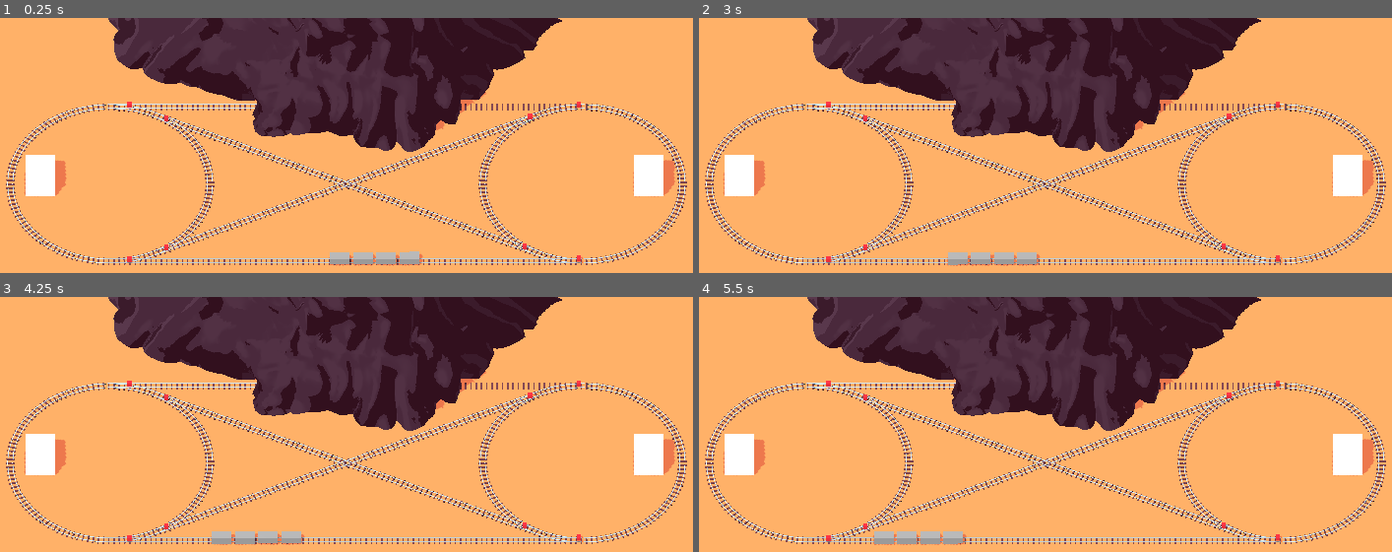
Above: before the commit, frames 1-4 (two rows, left to right).
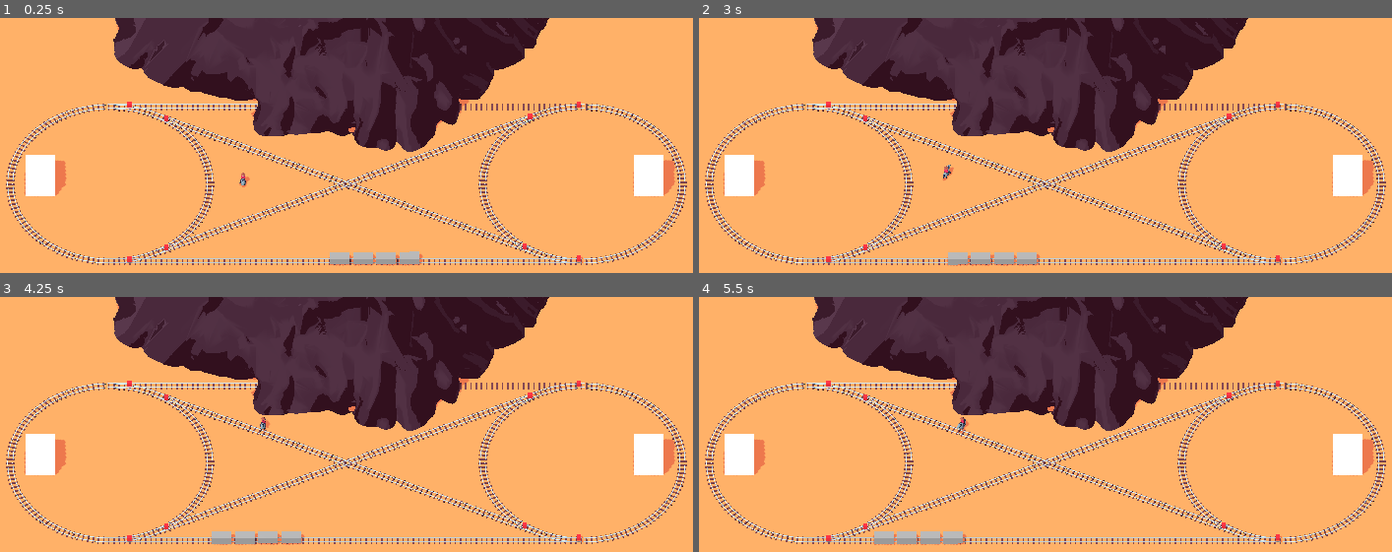
Above: after the commit, the same moments.

Repository: Miltage/train-heist
Game: Godot game, scene res://scenes/main.tscn
Same seed, same stepped clock (60 frames per second), same inputs: the game is played once before the commit and once after it.
Inputs:
- Up to frame 1 (0.25 s): no input
- Up to frame 2 (3 s): hold D (steer_right, bound only after the commit) 0.53-1.28 s; hold A (steer_left, bound only after the commit) 1.28-2.03 s; hold D (steer_right, bound only after the commit) 2.03-2.78 s; hold W (move_forward, bound only after the commit) from 2.78 s (still down)
- Up to frame 3 (4.25 s): release W (move_forward, bound only after the commit) at 3.53 s; hold A (steer_left, bound only after the commit) from 3.53 s (still down)
- Up to frame 4 (5.5 s): keep holding A (steer_left, bound only after the commit)

The runs differ from the first frame. In frame 1, 3.0% of the frame differs, in the area x 15-82%, y 0-67%; in frame 2, 3.0%, in the area x 15-82%, y 0-64%; in frame 3, 3.0%; in frame 4, 3.0%.

Commit message:
Add player

Diff:
--- a/project.godot
+++ b/project.godot
@@ -24,6 +24,27 @@
 
 import/blender/enabled=false
 
+[input]
+
+move_forward={
+"deadzone": 0.2,
+"events": [Object(InputEventKey,"resource_local_to_scene":false,"resource_name":"","device":-1,"window_id":0,"alt_pressed":false,"shift_pressed":false,"ctrl_pressed":false,"meta_pressed":false,"pressed":false,"keycode":0,"physical_keycode":87,"key_label":0,"unicode":119,"location":0,"echo":false,"script":null)
+, Object(InputEventKey,"resource_local_to_scene":false,"resource_name":"","device":-1,"window_id":0,"alt_pressed":false,"shift_pressed":false,"ctrl_pressed":false,"meta_pressed":false,"pressed":false,"keycode":0,"physical_keycode":4194320,"key_label":0,"unicode":0,"location":0,"echo":false,"script":null)
+]
+}
+steer_left={
+"deadzone": 0.2,
+"events": [Object(InputEventKey,"resource_local_to_scene":false,"resource_name":"","device":-1,"window_id":0,"alt_pressed":false,"shift_pressed":false,"ctrl_pressed":false,"meta_pressed":false,"pressed":false,"keycode":0,"physical_keycode":65,"key_label":0,"unicode":97,"location":0,"echo":false,"script":null)
+, Object(InputEventKey,"resource_local_to_scene":false,"resource_name":"","device":-1,"window_id":0,"alt_pressed":false,"shift_pressed":false,"ctrl_pressed":false,"meta_pressed":false,"pressed":false,"keycode":0,"physical_keycode":4194319,"key_label":0,"unicode":0,"location":0,"echo":false,"script":null)
+]
+}
+steer_right={
+"deadzone": 0.2,
+"events": [Object(InputEventKey,"resource_local_to_scene":false,"resource_name":"","device":-1,"window_id":0,"alt_pressed":false,"shift_pressed":false,"ctrl_pressed":false,"meta_pressed":false,"pressed":false,"keycode":0,"physical_keycode":68,"key_label":0,"unicode":100,"location":0,"echo":false,"script":null)
+, Object(InputEventKey,"resource_local_to_scene":false,"resource_name":"","device":-1,"window_id":0,"alt_pressed":false,"shift_pressed":false,"ctrl_pressed":false,"meta_pressed":false,"pressed":false,"keycode":0,"physical_keycode":4194321,"key_label":0,"unicode":0,"location":0,"echo":false,"script":null)
+]
+}
+
 [physics]
 
 jolt_physics_3d/simulation/areas_detect_static_bodies=true
--- a/scenes/main.tscn
+++ b/scenes/main.tscn
@@ -6,6 +6,7 @@
 [ext_resource type="Script" uid="uid://d0476t32bchwc" path="res://scripts/RailCircle.gd" id="3_jyhfs"]
 [ext_resource type="PackedScene" uid="uid://cj662rcnm3kv3" path="res://scenes/train.tscn" id="6_o6xl0"]
 [ext_resource type="PackedScene" uid="uid://o4y1iiqqeyhc" path="res://scenes/track_switch.tscn" id="6_tefeu"]
+[ext_resource type="PackedScene" uid="uid://dpe02uec1ahlq" path="res://scenes/player.tscn" id="7_o6xl0"]
 
 [sub_resource type="ShaderMaterial" id="ShaderMaterial_jyhfs"]
 render_priority = 0
@@ -66,10 +67,9 @@
 }
 point_count = 2
 
-[node name="Main" type="Node3D" node_paths=PackedStringArray("track", "train")]
+[node name="Main" type="Node3D" node_paths=PackedStringArray("track")]
 script = ExtResource("1_tbgi4")
 track = NodePath("LeftCircle")
-train = NodePath("")
 
 [node name="map" parent="." instance=ExtResource("1_o5qli")]
 
@@ -173,4 +173,7 @@
 rightCircle = NodePath("../RightCircle")
 startingTrack = NodePath("../BottomTrack")
 
+[node name="Player" parent="." instance=ExtResource("7_o6xl0")]
+transform = Transform3D(1, 0, 0, 0, 1, 0, 0, 0, 1, -7, 0, -0.130847)
+
 [editable path="map"]
--- /dev/null
+++ b/scenes/player.tscn
@@ -0,0 +1,18 @@
+[gd_scene load_steps=4 format=3 uid="uid://dpe02uec1ahlq"]
+
+[ext_resource type="PackedScene" uid="uid://btl748ms2kvb6" path="res://blender/player.fbx" id="1_3vyb7"]
+[ext_resource type="Script" uid="uid://cd2g7rcoigx8j" path="res://scripts/Player.gd" id="1_g2els"]
+
+[sub_resource type="SphereShape3D" id="SphereShape3D_g2els"]
+radius = 0.6
+
+[node name="Player" type="RigidBody3D"]
+axis_lock_linear_y = true
+script = ExtResource("1_g2els")
+
+[node name="player" parent="." instance=ExtResource("1_3vyb7")]
+transform = Transform3D(0.15, 0, 0, 0, 0.15, 0, 0, 0, 0.15, 0, 0, 0)
+
+[node name="CollisionShape3D" type="CollisionShape3D" parent="."]
+transform = Transform3D(1, 0, 0, 0, 1, 0, 0, 0, 1, 0, 0.587898, 0)
+shape = SubResource("SphereShape3D_g2els")
--- /dev/null
+++ b/scripts/Player.gd
@@ -0,0 +1,20 @@
+class_name Player
+extends RigidBody3D
+
+const speed:float = 0.075
+const rotateSpeed:float = 0.08
+
+var velocity:float = 0
+
+func _process(_delta: float) -> void:
+    if (Input.is_action_pressed("move_forward")):
+        velocity = lerp(velocity, speed, 0.2)
+    else:
+        velocity *= 0.8
+
+    if (Input.is_action_pressed("steer_left")):
+        rotate_y(rotateSpeed)
+    if (Input.is_action_pressed("steer_right")):
+        rotate_y(-rotateSpeed)
+
+    move_and_collide(basis.z * velocity)
Binary file changed: blender/map.fbx
Binary file added: blender/player.fbx
Not shown, added: blender/player.fbx.import
Not shown: 1 places in scenes/main.tscn that only renumber resources
Not shown, added: scripts/Player.gd.uid
Not shown, changed: blender/map.blend
Not shown, changed: blender/map.blend1
Not shown, added: blender/player.blend
Not shown, added: blender/player.blend1
